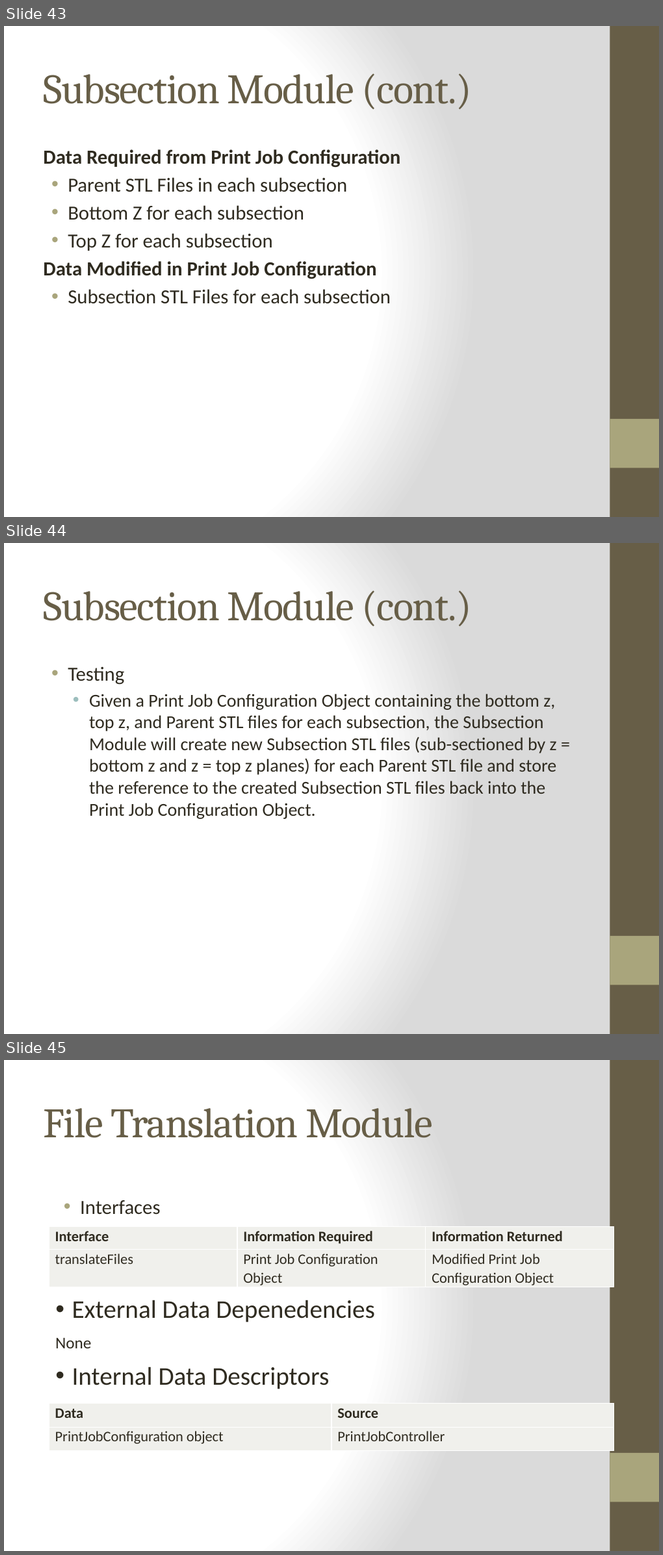
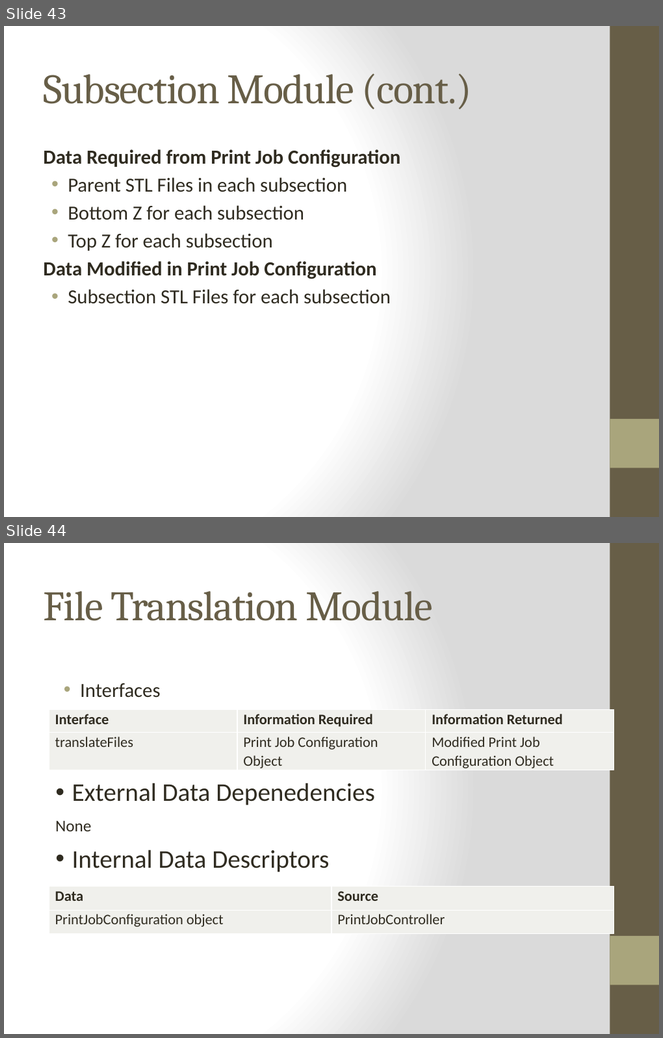
Before and after one commit to qpHalcy0n/SRDesign, a slide deck: DDS Presentation/Team Ink3d DDS.pptx. Shown one above the other, each under a label of ours: slides 43, 44 and 45 before the commit, slides 43 and 44 after it. The pictures are 663x1555 and 663x1038 pixels, drawn with LibreOffice and Linux fonts; fonts in the diff are those of the drawing. Boxes give left, top, right and bottom in pixels: in the first picture for what was removed or moved away, otherwise in the second. Text is boxed around its words. In the diff, an @@ line names an element or a change of style, - is before the commit and + after.

Commit message:
Updated Presentation

```diff
--- a/DDS Presentation/Team Ink3d DDS.pptx
+++ b/DDS Presentation/Team Ink3d DDS.pptx
@@ slide 44 removed at (4, 543, 659, 1034), background gradient #FFFFFF to #DADADA; not listed: 2 template elements that a slide beside it also shows @@
@@ title removed at (43, 590, 472, 626) @@
-Subsection Module (cont.)
@@ text removed at (68, 667, 557, 819) @@
-• Testing
-  • Given a Print Job Configuration Object containing the bottom z, top z, and Parent STL files for each subsection, the Subsection Module will create new Subsection STL files (sub-sectioned by z = bottom z and z = top z planes) for each Parent STL file and store the reference to the created Subsection STL files back into the Print Job Configuration Object.
@@ what was slide 45 is now slide 44 @@
```
Also in this commit, not shown: 1 slide changed, 4 other slides removed.
